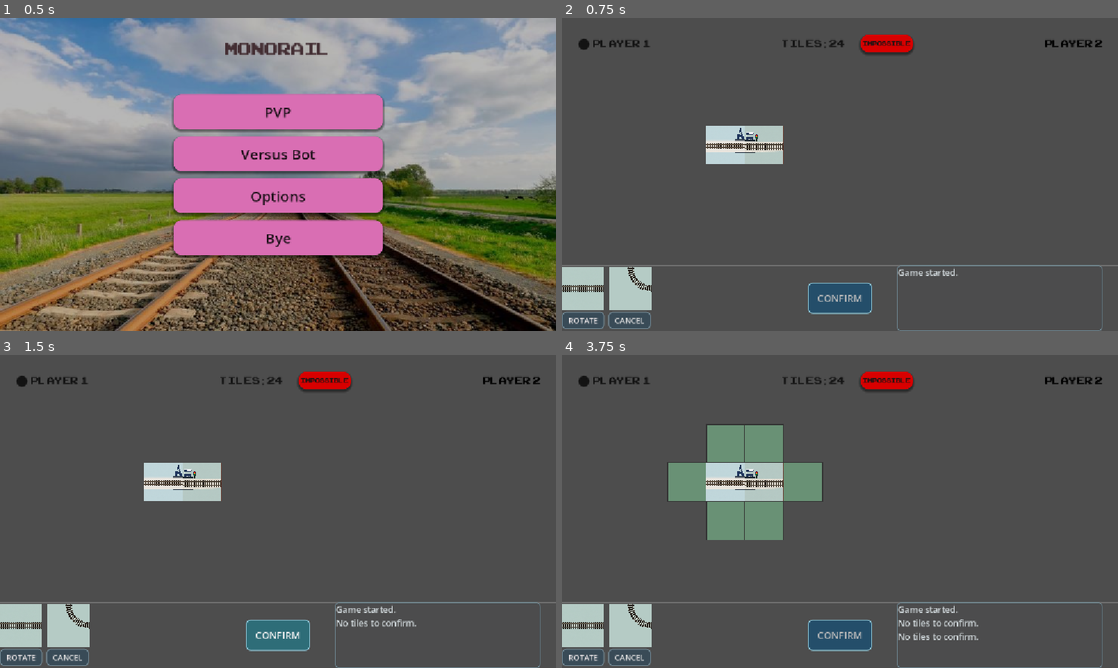
Above: before the commit, frames 1-4 (two rows, left to right).
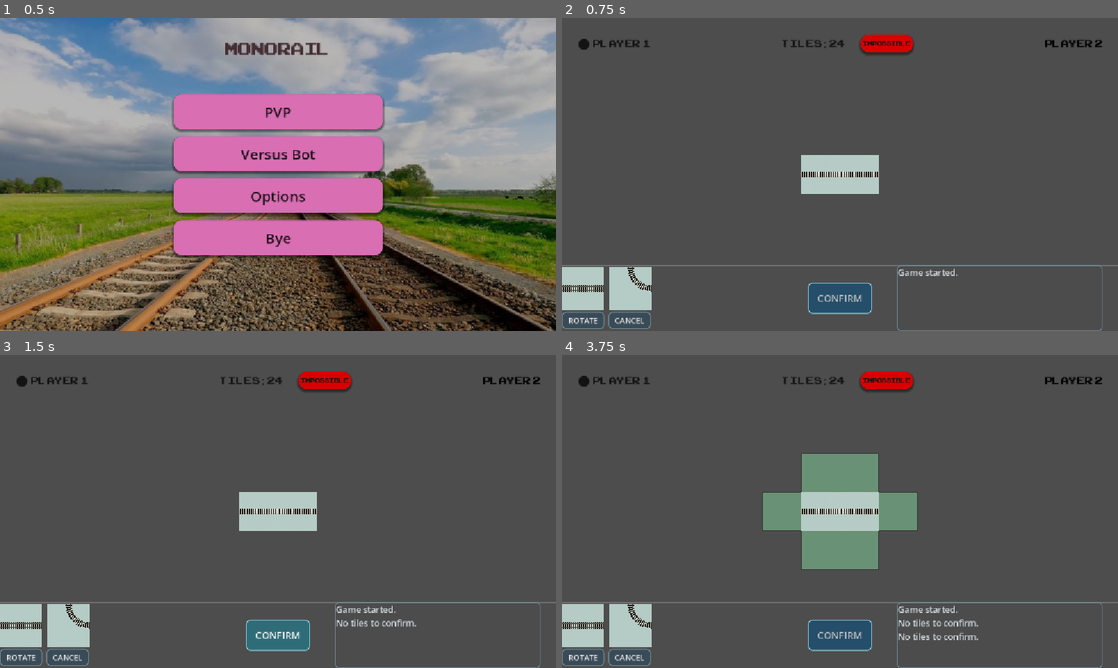
Above: after the commit, the same moments.

Repository: NguyenDucAnh20235585/monorail-godot
Game: Godot game, scene res://scenes/main_menu/main_menu.tscn
Same seed, same stepped clock (60 frames per second), same inputs: the game is played once before the commit and once after it.
Inputs (mouse positions are in pixels of both pictures, inside the frame that each line leads up to):
- Up to frame 1 (0.5 s): no input
- Up to frame 2 (0.75 s): click "PVP" at 0.5 s
- Up to frame 3 (1.5 s): click "CONFIRM" at 1.25 s
- Up to frame 4 (3.75 s): click "CONFIRM" at 2 s; click "Impossible" at 2.75 s; click (584, 624) at 3.5 s

Frame 1 is identical in both runs. In frame 2, 3.4% of the frame differs, in the area x 25-57%, y 34-57%; in frame 3, 3.4%; in frame 4, 12%, in the area x 18-64%, y 22-69%.

Commit message:
feat: add end game ui - anh.nd

Diff:
--- a/main.gd
+++ b/main.gd
@@ -9,6 +9,8 @@
 @onready var player_2_label: Label = $GameplayUI/HUD/TopRow/Player2Label
 @onready var remaining_tiles_label: Label = $GameplayUI/HUD/TopRow/TopCenterZone/RemainingTilesLabel
 @onready var game_log: RichTextLabel = $GameplayUI/HUD/BottomRow/RightZone/GameLog
+@onready var end_game_overlay: Control = $GameplayUI/EndGameOverlay
+@onready var winner_label: Label = $GameplayUI/EndGameOverlay/CenterContainer/EndGameContainer/WinnerLabel
 
 func add_game_log(message: String) -> void:
 	game_log.append_text(message + "\n")
@@ -202,3 +204,14 @@
 
 	print("Rotated pending tile at: ", selected_pending_position)
 	print("New rotation: ", pending_move.get_tile_at(selected_pending_position)["rotation"])
+
+func show_end_game(winner: int):
+	winner_label.text = "PLAYER %d WINS" % (winner + 1)
+	end_game_overlay.visible = true
+
+
+func _on_play_again_button_pressed():
+	get_tree().reload_current_scene()
+
+func _on_back_to_menu_button_pressed():
+	get_tree().change_scene_to_file("res://scenes/main_menu/main_menu.tscn")
--- a/main.tscn
+++ b/main.tscn
@@ -195,11 +195,10 @@
 script = ExtResource("1_ig7tw")
 
 [node name="Board" type="Node2D" parent="." unique_id=2008717891]
-position = Vector2(300, 220)
 script = ExtResource("2_0xm2m")
 
 [node name="BoardCamera" type="Camera2D" parent="." unique_id=946126118]
-position = Vector2(577, 321)
+position = Vector2(80, 40)
 script = ExtResource("3_7mycd")
 
 [node name="GameplayUI" type="CanvasLayer" parent="." unique_id=990129623]
@@ -397,6 +396,51 @@
 text = "Started."
 scroll_following = true
 
+[node name="EndGameOverlay" type="Control" parent="GameplayUI" unique_id=2135237721]
+visible = false
+layout_mode = 3
+anchors_preset = 15
+anchor_right = 1.0
+anchor_bottom = 1.0
+grow_horizontal = 2
+grow_vertical = 2
+
+[node name="ColorRect" type="ColorRect" parent="GameplayUI/EndGameOverlay" unique_id=921984227]
+layout_mode = 1
+anchors_preset = 15
+anchor_right = 1.0
+anchor_bottom = 1.0
+grow_horizontal = 2
+grow_vertical = 2
+color = Color(0.1254902, 0.16470589, 0.1882353, 1)
+
+[node name="CenterContainer" type="CenterContainer" parent="GameplayUI/EndGameOverlay" unique_id=316692667]
+layout_mode = 1
+anchors_preset = 15
+anchor_right = 1.0
+anchor_bottom = 1.0
+grow_horizontal = 2
+grow_vertical = 2
+
+[node name="EndGameContainer" type="VBoxContainer" parent="GameplayUI/EndGameOverlay/CenterContainer" unique_id=309827006]
+custom_minimum_size = Vector2(320, 0)
+layout_mode = 2
+theme_override_constants/separation = 16
+
+[node name="WinnerLabel" type="Label" parent="GameplayUI/EndGameOverlay/CenterContainer/EndGameContainer" unique_id=650253867]
+layout_mode = 2
+theme_override_font_sizes/font_size = 32
+text = "PLAYER 1 WINS"
+horizontal_alignment = 1
+
+[node name="PlayAgainButton" type="Button" parent="GameplayUI/EndGameOverlay/CenterContainer/EndGameContainer" unique_id=1077915538]
+layout_mode = 2
+text = "PLAY AGAIN"
+
+[node name="BackToMenuButton" type="Button" parent="GameplayUI/EndGameOverlay/CenterContainer/EndGameContainer" unique_id=1515880853]
+layout_mode = 2
+text = "BACK TO MENU"
+
 [connection signal="indicator_clicked" from="Board" to="." method="_on_board_indicator_clicked"]
 [connection signal="pending_tile_clicked" from="Board" to="." method="_on_board_pending_tile_clicked"]
 [connection signal="pressed" from="GameplayUI/HUD/BottomRow/LeftZone/ControlsArea/TileRow/StraightTileObject" to="." method="_on_straight_button_pressed"]
@@ -404,3 +448,5 @@
 [connection signal="pressed" from="GameplayUI/HUD/BottomRow/LeftZone/ControlsArea/ActionRow/RotateButton" to="." method="_on_rotate_button_pressed"]
 [connection signal="pressed" from="GameplayUI/HUD/BottomRow/LeftZone/ControlsArea/ActionRow/CancelButton" to="." method="_on_cancel_button_pressed"]
 [connection signal="pressed" from="GameplayUI/HUD/BottomRow/CenterZone/ConfirmButton" to="." method="_on_confirm_button_pressed"]
+[connection signal="pressed" from="GameplayUI/EndGameOverlay/CenterContainer/EndGameContainer/PlayAgainButton" to="." method="_on_play_again_button_pressed"]
+[connection signal="pressed" from="GameplayUI/EndGameOverlay/CenterContainer/EndGameContainer/BackToMenuButton" to="." method="_on_back_to_menu_button_pressed"]
--- a/scripts/ui/board/board_view.gd
+++ b/scripts/ui/board/board_view.gd
@@ -7,8 +7,6 @@
 
 const STRAIGHT_TEXTURE := preload("res://assets/png/Straight_tile.png")
 const CORNER_TEXTURE := preload("res://assets/png/Curve_tile.png")
-const STATION_1_TEXTURE := preload("res://assets/png/Station_tile_01.png")
-const STATION_2_TEXTURE := preload("res://assets/png/Station_tile_02.png")
 
 signal pending_tile_clicked(grid_pos: Vector2i)
 
@@ -48,19 +46,16 @@
 	for grid_position in indicator_positions:
 		draw_cell(grid_position, Color(0.55, 0.9, 0.65, 0.45))
 	# Tile đã confirm
+	# Tile đã confirm
 	for grid_position in board.keys():
-		if grid_position == Vector2i(0, 0):
-			draw_station_tile(grid_position, STATION_1_TEXTURE)
-		elif grid_position == Vector2i(1, 0):
-			draw_station_tile(grid_position, STATION_2_TEXTURE)
-		else:
-			var tile = board[grid_position]
-			draw_tile(
-				grid_position,
-				tile["type"],
-				tile["rotation"],
-				false
-			)
+		var tile = board[grid_position]
+
+		draw_tile(
+			grid_position,
+			tile["type"],
+			tile["rotation"],
+			false
+		)
 
 	# Tile đang pending
 	var selected_tile: Dictionary = {}
@@ -104,22 +99,6 @@
 
 	draw_rect(rect, color, true)
 	draw_rect(rect, Color(0.2, 0.2, 0.2), false, 2.0)
-
-func draw_station_tile(
-	grid_position: Vector2i,
-	texture: Texture2D
-) -> void:
-	var screen_position := Vector2(
-		grid_position.x * CELL_SIZE,
-		grid_position.y * CELL_SIZE
-	)
-
-	var rect := Rect2(
-		screen_position,
-		Vector2(CELL_SIZE, CELL_SIZE)
-	)
-
-	draw_texture_rect(texture, rect, false)
 
 func draw_tile(
 	grid_position: Vector2i,
Not shown, added: export_presets.cfg
